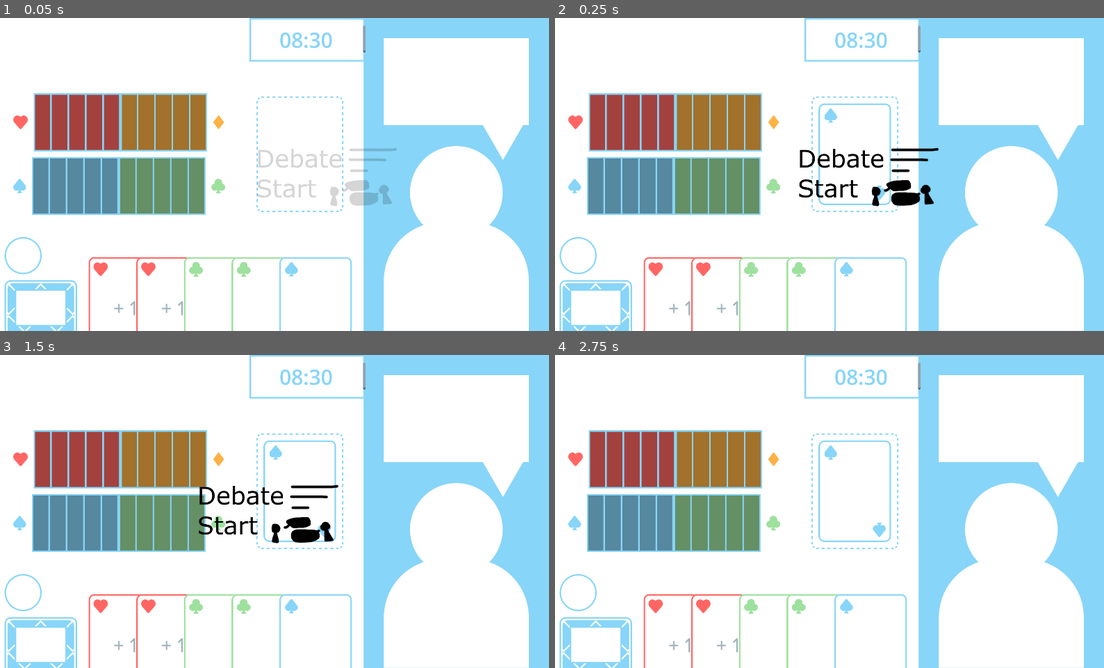
Above: before the commit, frames 1-4 (two rows, left to right).
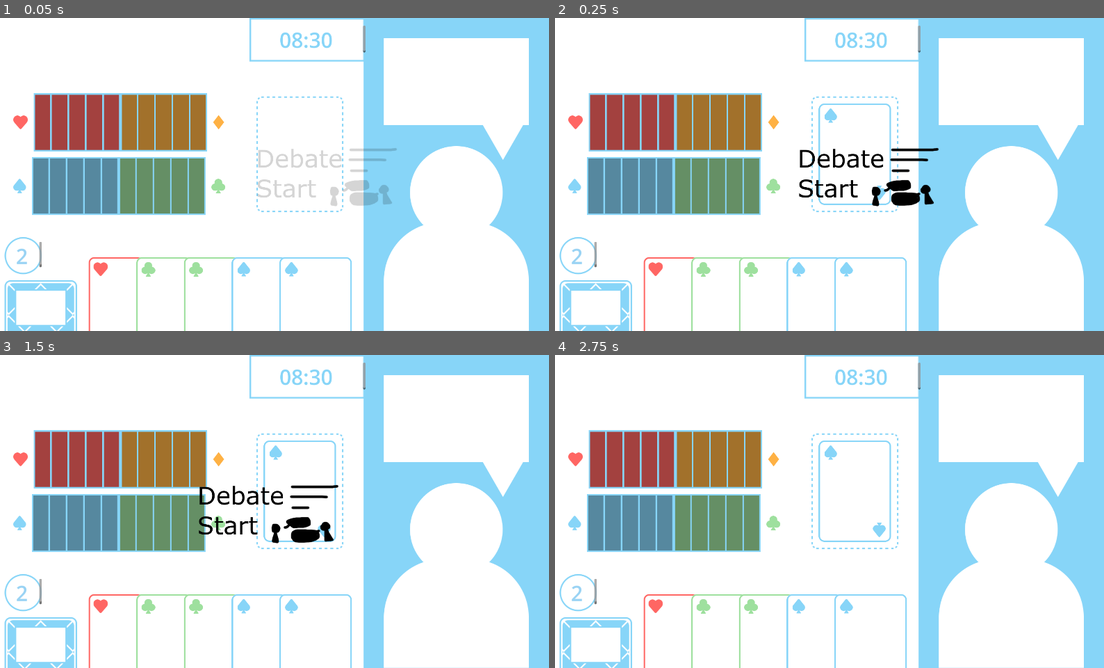
Above: after the commit, the same moments.

Repository: ChristopherMackin/philosophy-game
Game: Godot game, scene res://levels/Debate/debate.tscn
The game is run twice, just before and just after one commit, with the same random seed, the same clock (stepped at 60 frames per second) and the same inputs. The project has no main scene, so this scene is started directly.
Inputs (mouse positions are in pixels of both pictures, inside the frame that each line leads up to):
- Up to frame 1 (0.05 s): no input
- Up to frame 2 (0.25 s): no input
- Up to frame 3 (1.5 s): move the mouse to (395, 495) at 0.52 s; click (395, 495) at 0.67 s; move the mouse to (159, 527) at 1.27 s; click (159, 527) at 1.42 s
- Up to frame 4 (2.75 s): move the mouse to (878, 442) at 2.02 s; click (878, 442) at 2.17 s

The runs differ from the first frame. In frame 1, 0.6% of the frame differs, in the area x 3-52%, y 71-100%; in frame 2, 0.6%; in frame 3, 0.6%; in frame 4, 0.6%.

Commit message:
Got energy working

Diff:
--- a/levels/Debate/debate.tscn
+++ b/levels/Debate/debate.tscn
@@ -22,6 +22,7 @@
 [ext_resource type="Texture2D" uid="uid://cfnt1d0t3vhv8" path="res://graphics/debate/SpeechBox.png" id="18_at5yn"]
 [ext_resource type="Texture2D" uid="uid://bsg2i65ex7g26" path="res://graphics/debate/debate_start_test.png" id="19_n5t7n"]
 [ext_resource type="Texture2D" uid="uid://cjo0f6nscstvy" path="res://graphics/debate/EnergyPool.png" id="21_jvlp5"]
+[ext_resource type="Script" path="res://levels/Debate/energy-pool.gd" id="22_7jpk4"]
 
 [sub_resource type="Animation" id="Animation_0gytr"]
 length = 0.001
@@ -84,6 +85,9 @@
 "debate_start": SubResource("Animation_pho32")
 }
 
+[sub_resource type="SystemFont" id="SystemFont_slgg3"]
+font_names = PackedStringArray("Jura")
+
 [sub_resource type="SystemFont" id="SystemFont_115tp"]
 font_names = PackedStringArray("Jura")
 
@@ -168,6 +172,21 @@
 position = Vector2(40, 820)
 texture = ExtResource("21_jvlp5")
 offset = Vector2(64, 2.08165e-12)
+script = ExtResource("22_7jpk4")
+
+[node name="AmountLabel" type="RichTextLabel" parent="EnergyPool"]
+anchors_preset = 15
+anchor_right = 1.0
+anchor_bottom = 1.0
+offset_top = -48.0
+offset_bottom = -88.0
+grow_horizontal = 2
+grow_vertical = 2
+theme_override_colors/default_color = Color(0.6, 0.827451, 0.956863, 1)
+theme_override_fonts/normal_font = SubResource("SystemFont_slgg3")
+theme_override_font_sizes/normal_font_size = 72
+bbcode_enabled = true
+text = "[center]3"
 
 [node name="Clock" type="NinePatchRect" parent="."]
 offset_left = 885.0
--- /dev/null
+++ b/levels/Debate/energy-pool.gd
@@ -0,0 +1,8 @@
+extends Node
+
+class_name EnergyPool
+
+@onready var amount_label : RichTextLabel = $AmountLabel
+
+func set_energy(amount : int):
+	amount_label.text = "[center]%s" % str(amount)
--- a/script/system/debate/contestant.gd
+++ b/script/system/debate/contestant.gd
@@ -24,6 +24,7 @@
 func ready_up():
 	deck.reset_deck()
 	draw_full_hand()
+	current_energy = energy_limit
 
 func take_turn():
 	var card = await brain.think()
@@ -32,7 +33,12 @@
 		card = await brain.think()
 
 	discard_card(card)
+	current_energy -= 1
 	return card
+
+func clean_up():
+	draw_full_hand()
+	current_energy = energy_limit
 
 func draw_full_hand():
 	var added_cards = []
--- a/script/system/debate/debate_manager.gd
+++ b/script/system/debate/debate_manager.gd
@@ -89,32 +89,33 @@
 	return false
 
 func active_player_turn():
-	var previous_card = current_card
-	current_card = await active_contestant.take_turn()
+	while active_contestant.current_energy > 0 and !get_is_debate_over():
+		var previous_card = current_card
+		current_card = await active_contestant.take_turn()
 
-	var suit_relation = debate_settings.get_suit_relationship(
-		previous_card.data.suit,
-		current_suit
-	)
+		var suit_relation = debate_settings.get_suit_relationship(
+			previous_card.data.suit,
+			current_suit
+		)
 
-	current_topic_index = debate_settings.get_topic_index(current_suit)
-	current_topic_score += current_topic.suit_direction(current_suit)
+		current_topic_index = debate_settings.get_topic_index(current_suit)
+		current_topic_score += current_topic.suit_direction(current_suit)
 
-	for sub : DebateSubscriber in subscriber_array: sub.on_card_played(current_card, active_contestant)
+		for sub : DebateSubscriber in subscriber_array: sub.on_card_played(current_card, active_contestant)
 
-	match suit_relation:
-		DebateSettings.SuitRelationship.SAME:
-			var action = current_card.data.action
-			await action.positive_action(self);
-			for sub : DebateSubscriber in subscriber_array: sub.on_action_taken(action, true)
-		DebateSettings.SuitRelationship.OPPOSING:
-			var action = current_card.data.action
-			await action.negative_action(self);
-			for sub : DebateSubscriber in subscriber_array: sub.on_action_taken(action, false)
-		_:
-			pass
+		match suit_relation:
+			DebateSettings.SuitRelationship.SAME:
+				var action = current_card.data.action
+				await action.positive_action(self);
+				for sub : DebateSubscriber in subscriber_array: sub.on_action_taken(action, true)
+			DebateSettings.SuitRelationship.OPPOSING:
+				var action = current_card.data.action
+				await action.negative_action(self);
+				for sub : DebateSubscriber in subscriber_array: sub.on_action_taken(action, false)
+			_:
+				pass
 
-	active_contestant.draw_full_hand()
+	active_contestant.clean_up()
 
 func increase_suit_score(suit : Suit, amount : int):
 	pass
--- a/script/test/debate_ui_manager.gd
+++ b/script/test/debate_ui_manager.gd
@@ -9,6 +9,7 @@
 @onready var player_hand_ui : PlayerHandUI = $PlayerHand
 @onready var computer_hand_ui : ComputerHandUI = $ComputerHand
 @onready var debate_start_animator := $DebateStartGraphic/AnimationPlayer
+@onready var energy_pool := $EnergyPool
 
 var action_queue : Queue = Queue.new()
 var is_animation_locked := false
@@ -42,14 +43,14 @@
 func on_player_change(contestant : Contestant):
 	if contestant.character == player:
 		computer_turn_end()
-		player_turn_begin()
+		player_turn_begin(contestant.current_energy)
 	else:
 		player_turn_end()
 		computer_turn_begin()
 
 func on_card_played(card : Card, active_contestant : Contestant):
 	if active_contestant.character == player:
-		player_card_played(card)
+		player_card_played(card, active_contestant)
 	else:
 		action_queue.push(func():
 			await get_tree().create_timer(.5).timeout
@@ -72,9 +73,10 @@
 func on_debate_finished():
 	print("DEBATE FINISHED")
 
-func player_turn_begin():
+func player_turn_begin(current_energy : int):
 	action_queue.push(func():
 		player_hand_ui.enabled = true
+		energy_pool.set_energy(current_energy)
 	)
 
 func player_turn_end():
@@ -96,9 +98,10 @@
 		player_hand_ui.update_card_array(player_hand, suit)
 	)
 
-func player_card_played(card: Card):
+func player_card_played(card: Card, active_contestant : Contestant):
 	action_queue.push(func():
 		player_hand_ui.on_card_played(card)
+		energy_pool.set_energy(active_contestant.current_energy)
 	)
 
 func computer_card_played(card : Card):
--- a/system/card/basic_doubt.tres
+++ b/system/card/doubt/basic_doubt.tres
@@ -1,11 +1,9 @@
-[gd_resource type="Resource" script_class="CardData" load_steps=4 format=3 uid="uid://co2xjr8nu1uct"]
+[gd_resource type="Resource" script_class="CardData" load_steps=3 format=3 uid="uid://co2xjr8nu1uct"]
 
 [ext_resource type="Script" path="res://script/system/card/card_data.gd" id="1_1mqae"]
-[ext_resource type="Resource" uid="uid://m8d3fptgwrkf" path="res://system/card_actions/boost.tres" id="1_e17nu"]
 [ext_resource type="Resource" uid="uid://b1vcr8b6vqsw7" path="res://system/suit/doubt.tres" id="2_ln8u3"]
 
 [resource]
 script = ExtResource("1_1mqae")
 name = "Basic Doubt"
 suit = ExtResource("2_ln8u3")
-action = ExtResource("1_e17nu")
--- /dev/null
+++ b/system/card/doubt/boost_doubt.tres
@@ -0,0 +1,11 @@
+[gd_resource type="Resource" script_class="CardData" load_steps=4 format=3 uid="uid://cwwb7f6jm7yvu"]
+
+[ext_resource type="Script" path="res://script/system/card/card_data.gd" id="1_bhsv2"]
+[ext_resource type="Resource" uid="uid://m8d3fptgwrkf" path="res://system/card_actions/boost.tres" id="1_goc4f"]
+[ext_resource type="Resource" uid="uid://b1vcr8b6vqsw7" path="res://system/suit/doubt.tres" id="3_g50uq"]
+
+[resource]
+script = ExtResource("1_bhsv2")
+name = "Boosted Doubt"
+suit = ExtResource("3_g50uq")
+action = ExtResource("1_goc4f")
--- a/system/character/cpu_1.tres
+++ b/system/character/cpu_1.tres
@@ -12,3 +12,5 @@
 name = "Computer 1"
 deck = ExtResource("2_8t5fy")
 brain = SubResource("Resource_dm86r")
+hand_limit = 5
+energy_level = 2
--- a/system/deck/default_player_deck.tres
+++ b/system/deck/default_player_deck.tres
@@ -1,36 +1,42 @@
-[gd_resource type="Resource" script_class="Deck" load_steps=11 format=3 uid="uid://bf6wla5gua8yi"]
+[gd_resource type="Resource" script_class="Deck" load_steps=13 format=3 uid="uid://bf6wla5gua8yi"]
 
-[ext_resource type="Resource" uid="uid://rds3vwhnnbsp" path="res://system/card/basic_faith.tres" id="1_jbv4y"]
+[ext_resource type="Resource" uid="uid://rds3vwhnnbsp" path="res://system/card/faith/basic_faith.tres" id="1_hwlth"]
 [ext_resource type="Script" path="res://system/deck/deck.gd" id="1_u6ok3"]
 [ext_resource type="Script" path="res://script/system/card/card_deck_config.gd" id="2_kfx4t"]
-[ext_resource type="Resource" uid="uid://co2xjr8nu1uct" path="res://system/card/basic_doubt.tres" id="3_7lksf"]
-[ext_resource type="Resource" uid="uid://bi7xtr16f8n55" path="res://system/card/basic_others.tres" id="4_cksb5"]
-[ext_resource type="Resource" uid="uid://d20oliptotoln" path="res://system/card/basic_self.tres" id="5_q0sjp"]
+[ext_resource type="Resource" uid="uid://co2xjr8nu1uct" path="res://system/card/doubt/basic_doubt.tres" id="3_8dp0d"]
+[ext_resource type="Resource" uid="uid://bi7xtr16f8n55" path="res://system/card/others/basic_others.tres" id="4_2wusg"]
+[ext_resource type="Resource" uid="uid://d20oliptotoln" path="res://system/card/self/basic_self.tres" id="5_qyk7w"]
+[ext_resource type="Resource" uid="uid://cwwb7f6jm7yvu" path="res://system/card/doubt/boost_doubt.tres" id="6_p0kqs"]
 
 [sub_resource type="Resource" id="Resource_726yt"]
 resource_name = "Card Deck Config"
 script = ExtResource("2_kfx4t")
-card_data = ExtResource("1_jbv4y")
-count = 2
-
-[sub_resource type="Resource" id="Resource_qgjfg"]
-resource_name = "Card Deck Config"
-script = ExtResource("2_kfx4t")
-card_data = ExtResource("3_7lksf")
+card_data = ExtResource("1_hwlth")
 count = 2
 
 [sub_resource type="Resource" id="Resource_3v6ub"]
 resource_name = "Card Deck Config"
 script = ExtResource("2_kfx4t")
-card_data = ExtResource("4_cksb5")
+card_data = ExtResource("4_2wusg")
 count = 2
 
 [sub_resource type="Resource" id="Resource_1awok"]
 resource_name = "Card Deck Config"
 script = ExtResource("2_kfx4t")
-card_data = ExtResource("5_q0sjp")
+card_data = ExtResource("5_qyk7w")
 count = 2
+
+[sub_resource type="Resource" id="Resource_jjcvj"]
+script = ExtResource("2_kfx4t")
+card_data = ExtResource("6_p0kqs")
+count = 1
+
+[sub_resource type="Resource" id="Resource_qgjfg"]
+resource_name = "Card Deck Config"
+script = ExtResource("2_kfx4t")
+card_data = ExtResource("3_8dp0d")
+count = 1
 
 [resource]
 script = ExtResource("1_u6ok3")
-composition_card_deck_config_array = Array[ExtResource("2_kfx4t")]([SubResource("Resource_726yt"), SubResource("Resource_qgjfg"), SubResource("Resource_3v6ub"), SubResource("Resource_1awok")])
+composition_card_deck_config_array = Array[ExtResource("2_kfx4t")]([SubResource("Resource_726yt"), SubResource("Resource_3v6ub"), SubResource("Resource_1awok"), SubResource("Resource_jjcvj"), SubResource("Resource_qgjfg")])
--- a/system/deck/test_computer_deck_1.tres
+++ b/system/deck/test_computer_deck_1.tres
@@ -1,10 +1,10 @@
 [gd_resource type="Resource" script_class="Deck" load_steps=11 format=3 uid="uid://mpntgihmhhme"]
 
-[ext_resource type="Resource" uid="uid://rds3vwhnnbsp" path="res://system/card/basic_faith.tres" id="1_abjll"]
+[ext_resource type="Resource" uid="uid://rds3vwhnnbsp" path="res://system/card/faith/basic_faith.tres" id="1_abjll"]
 [ext_resource type="Script" path="res://script/system/card/card_deck_config.gd" id="2_qsqd0"]
-[ext_resource type="Resource" uid="uid://co2xjr8nu1uct" path="res://system/card/basic_doubt.tres" id="3_7so03"]
-[ext_resource type="Resource" uid="uid://bi7xtr16f8n55" path="res://system/card/basic_others.tres" id="4_3s003"]
-[ext_resource type="Resource" uid="uid://d20oliptotoln" path="res://system/card/basic_self.tres" id="5_iuvj3"]
+[ext_resource type="Resource" uid="uid://co2xjr8nu1uct" path="res://system/card/doubt/basic_doubt.tres" id="3_7so03"]
+[ext_resource type="Resource" uid="uid://bi7xtr16f8n55" path="res://system/card/others/basic_others.tres" id="4_3s003"]
+[ext_resource type="Resource" uid="uid://d20oliptotoln" path="res://system/card/self/basic_self.tres" id="5_iuvj3"]
 [ext_resource type="Script" path="res://system/deck/deck.gd" id="6_04y8a"]
 
 [sub_resource type="Resource" id="Resource_726yt"]
--- a/system/deck/test_computer_deck_2.tres
+++ b/system/deck/test_computer_deck_2.tres
@@ -1,10 +1,10 @@
 [gd_resource type="Resource" script_class="Deck" load_steps=11 format=3 uid="uid://j2kwsjpqxwf5"]
 
-[ext_resource type="Resource" uid="uid://rds3vwhnnbsp" path="res://system/card/basic_faith.tres" id="1_qac38"]
+[ext_resource type="Resource" uid="uid://rds3vwhnnbsp" path="res://system/card/faith/basic_faith.tres" id="1_qac38"]
 [ext_resource type="Script" path="res://script/system/card/card_deck_config.gd" id="2_q1t0m"]
-[ext_resource type="Resource" uid="uid://co2xjr8nu1uct" path="res://system/card/basic_doubt.tres" id="3_3addg"]
-[ext_resource type="Resource" uid="uid://bi7xtr16f8n55" path="res://system/card/basic_others.tres" id="4_h37nu"]
-[ext_resource type="Resource" uid="uid://d20oliptotoln" path="res://system/card/basic_self.tres" id="5_ks5dg"]
+[ext_resource type="Resource" uid="uid://co2xjr8nu1uct" path="res://system/card/doubt/basic_doubt.tres" id="3_3addg"]
+[ext_resource type="Resource" uid="uid://bi7xtr16f8n55" path="res://system/card/others/basic_others.tres" id="4_h37nu"]
+[ext_resource type="Resource" uid="uid://d20oliptotoln" path="res://system/card/self/basic_self.tres" id="5_ks5dg"]
 [ext_resource type="Script" path="res://system/deck/deck.gd" id="6_1fpb0"]
 
 [sub_resource type="Resource" id="Resource_726yt"]
Not shown: 1 places in levels/Debate/debate.tscn that only renumber resources
Renamed: system/card/basic_faith.tres -> system/card/faith/basic_faith.tres
Renamed: system/card/basic_others.tres -> system/card/others/basic_others.tres
Renamed: system/card/basic_self.tres -> system/card/self/basic_self.tres
